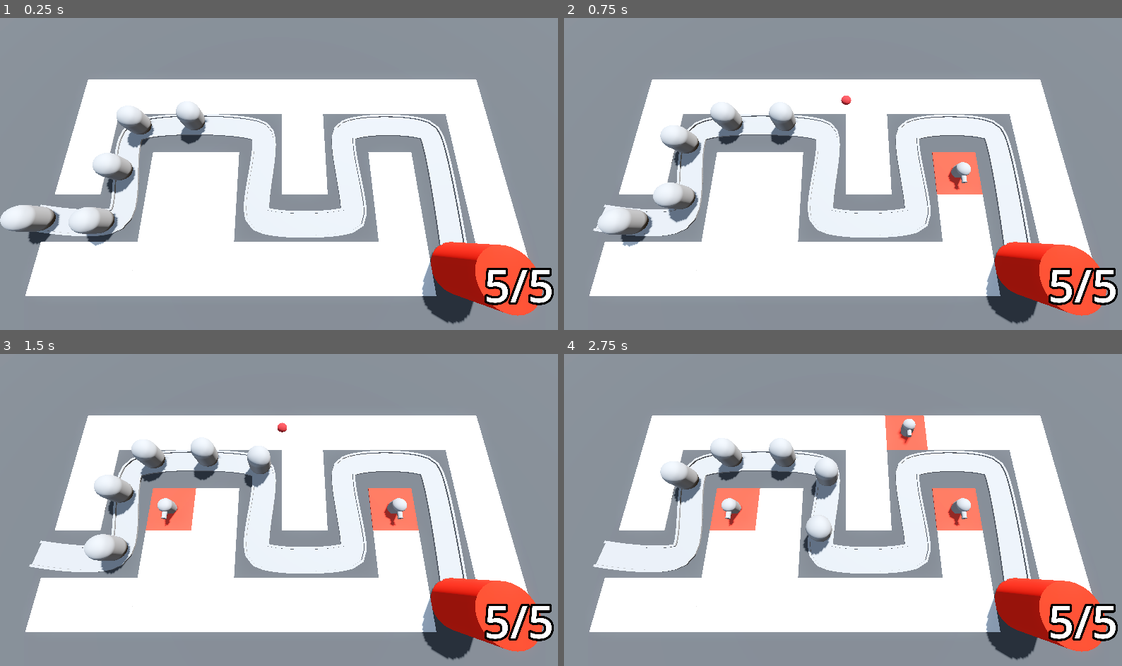
Above: before the commit, frames 1-4 (two rows, left to right).
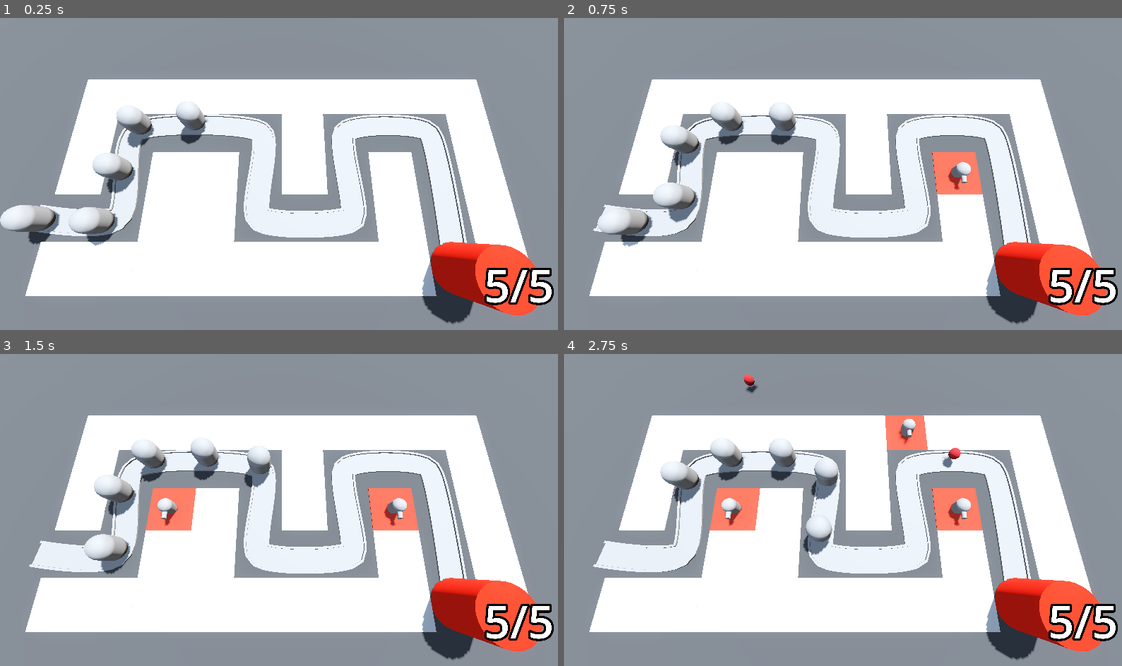
Above: after the commit, the same moments.

Repository: Bzparkes/BarbarianBlaster
Game: Godot game, scene res://BaseLevel.tscn
Two runs of this game, one before a commit and one after it. Both use one fixed random seed, a clock stepped at 60 frames per second and the inputs below.
Inputs (mouse positions are in pixels of both pictures, inside the frame that each line leads up to):
- Up to frame 1 (0.25 s): no input
- Up to frame 2 (0.75 s): move the mouse to (971, 161) at 0.52 s; press the mouse at (971, 161) at 0.53 s
- Up to frame 3 (1.5 s): move the mouse to (167, 528) at 1.27 s; release the mouse at (167, 528) at 1.28 s; click (167, 528) at 1.35 s
- Up to frame 4 (2.75 s): move the mouse to (904, 441) at 2.02 s; press the mouse at (904, 441) at 2.03 s

Frame 1 is identical in both runs. In frame 2, less than 0.1% of the frame differs, in the area x 49-52%, y 24-28%; in frame 3, less than 0.1%; in frame 4, 0.2%, in the area x 32-72%, y 6-37%.

Commit message:
Added in timing for the projectiles to fire and disappear at certain intervals

Diff:
--- a/BaseLevel.tscn
+++ b/BaseLevel.tscn
@@ -107,7 +107,7 @@
 transform = Transform3D(-0.1643964, 0, -0.98637784, 0, 1, 0, 0.98637784, 0, -0.1643964, -21, 0, 6)
 
 [node name="Enemy2" parent="Path3D" instance=ExtResource("2_5x8ra")]
-transform = Transform3D(0.017463762, 0, -0.9998302, 0, 1, 0, 0.9998302, 0, 0.017463762, -16.024893, 0, 6.4424577)
+transform = Transform3D(0.017463759, 0, -0.99982995, 0, 1, 0, 0.99982995, 0, 0.017463759, -16.024893, 0, 6.4424577)
 progress = 5.0
 
 [node name="Enemy3" parent="Path3D" instance=ExtResource("2_5x8ra")]
@@ -119,7 +119,7 @@
 progress = 15.0
 
 [node name="Enemy5" parent="Path3D" instance=ExtResource("2_5x8ra")]
-transform = Transform3D(0.029546177, 0, -0.9995462, 0, 1, 0, 0.9995462, 0, 0.029546177, -9.416761, 0, -2.8104439)
+transform = Transform3D(0.02954617, 0, -0.99954593, 0, 1, 0, 0.99954593, 0, 0.02954617, -9.416761, 0, -2.8104439)
 progress = 20.0
 
 [node name="Base" parent="." instance=ExtResource("3_o2j4u")]
--- a/Turret/projectile.gd
+++ b/Turret/projectile.gd
@@ -6,3 +6,7 @@
 
 func _physics_process(delta: float) -> void:
 	position += direction * speed * delta
+
+
+func _on_timer_timeout() -> void:
+	queue_free()
--- a/Turret/projectile.tscn
+++ b/Turret/projectile.tscn
@@ -19,3 +19,10 @@
 
 [node name="CollisionShape3D" type="CollisionShape3D" parent="."]
 shape = SubResource("SphereShape3D_3nq0t")
+
+[node name="Timer" type="Timer" parent="."]
+wait_time = 2.0
+one_shot = true
+autostart = true
+
+[connection signal="timeout" from="Timer" to="." method="_on_timer_timeout"]
--- a/Turret/turret.gd
+++ b/Turret/turret.gd
@@ -1,7 +1,10 @@
 extends Node3D
 
 @export var projectile: PackedScene
+@onready var barrel: MeshInstance3D = $TurretBase/TurretTop/BarrelTop/Barrel
 
-func _ready() -> void:
+
+func _on_timer_timeout() -> void:
 	var shot = projectile.instantiate()
 	add_child(shot)
+	shot.global_position = barrel.global_position
--- a/Turret/turret.tscn
+++ b/Turret/turret.tscn
@@ -40,3 +40,8 @@
 transform = Transform3D(1, 0, 0, 0, -4.371139e-08, -1, 0, 1, -4.371139e-08, 0, -0.100000024, 0.5)
 mesh = SubResource("CylinderMesh_djkev")
 skeleton = NodePath("../../..")
+
+[node name="Timer" type="Timer" parent="."]
+autostart = true
+
+[connection signal="timeout" from="Timer" to="." method="_on_timer_timeout"]
